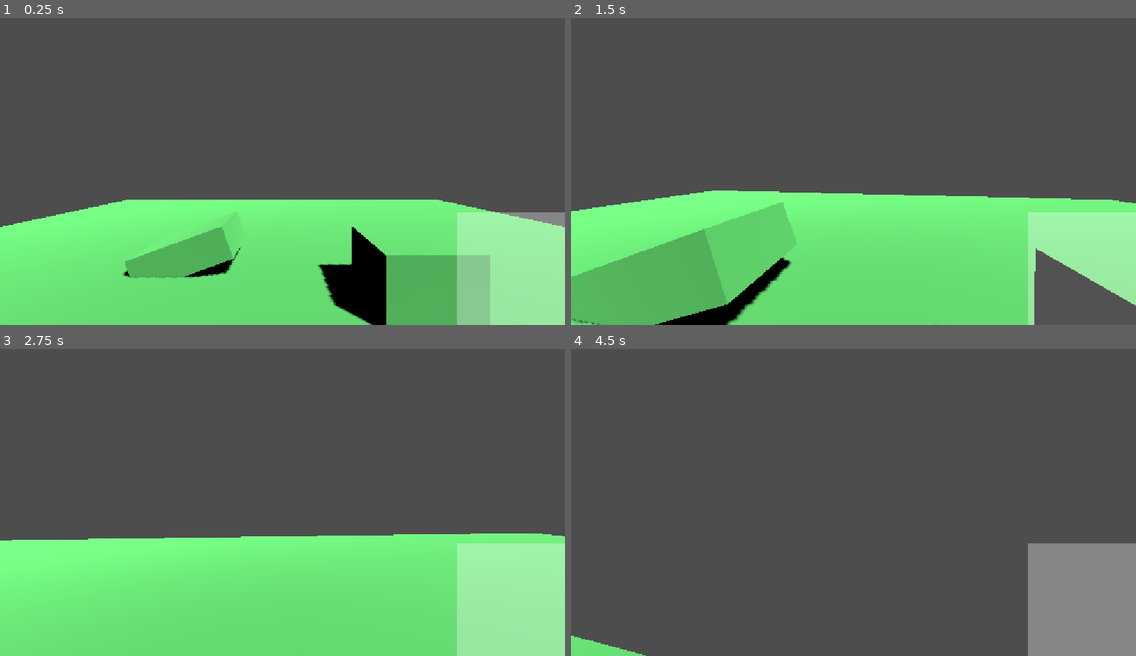
Above: before the commit, frames 1-4 (two rows, left to right).
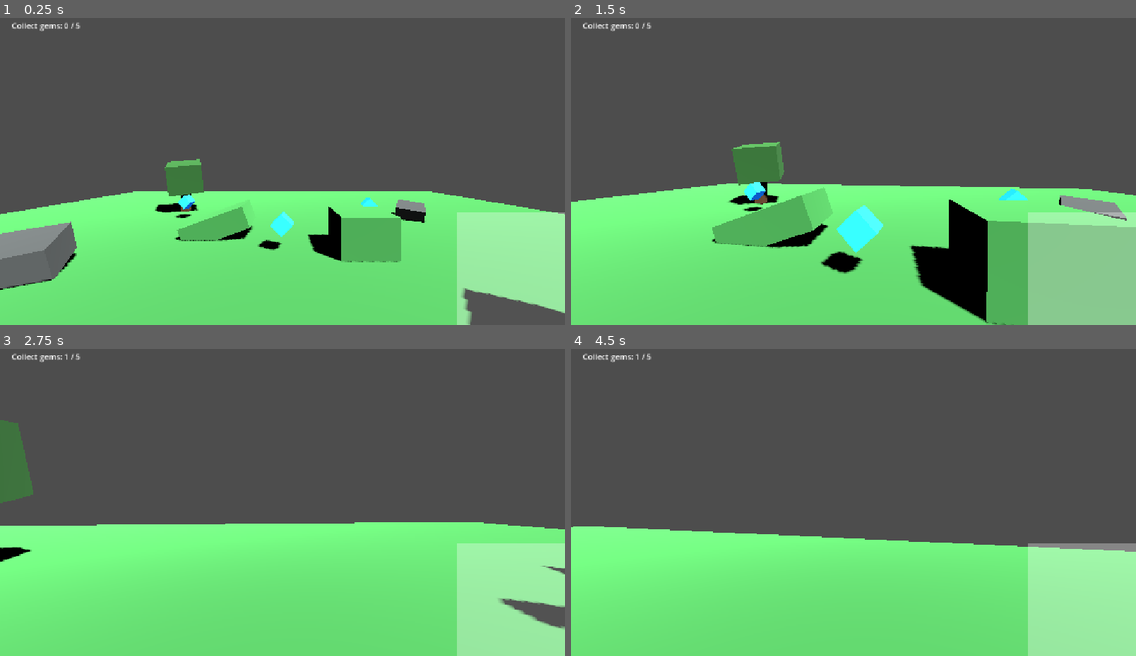
Above: after the commit, the same moments.

Repository: tan15hacks/lowpoly-android
Game: Godot game, scene res://scenes/main.tscn
Two runs of this game, one before a commit and one after it. Both use one fixed random seed, a clock stepped at 60 frames per second and the inputs below.
Inputs (mouse positions are in pixels of both pictures, inside the frame that each line leads up to):
- Up to frame 1 (0.25 s): no input
- Up to frame 2 (1.5 s): move the mouse to (881, 165) at 0.52 s; hold W (move_forward) from 0.53 s (still down); tap Space (jump) at 0.77 s; move the mouse to (825, 168) at 1.27 s
- Up to frame 3 (2.75 s): keep holding W (move_forward); tap Space (jump) at 1.52 s; move the mouse to (293, 493) at 2.02 s
- Up to frame 4 (4.5 s): keep holding W (move_forward); move the mouse to (847, 502) at 2.77 s; tap Space (jump) at 3.02, 3.77 s; move the mouse to (893, 502) at 3.52 s; move the mouse to (808, 493) at 4.27 s

The runs differ from the first frame. In frame 1, 18% of the frame differs, in the area x 0-100%, y 1-100%; in frame 2, 27%; in frame 3, 6.1%; in frame 4, 38%.
Error before the commit: Invalid assignment of property or key 'text' with value of type 'String' on a base object of type 'null instance'. (res://scripts/main.gd:29)

Commit message:
Add gems and low-poly prototype objective

Diff:
--- a/lowpoly-android/scenes/main.tscn
+++ b/lowpoly-android/scenes/main.tscn
@@ -1,24 +1,39 @@
-[gd_scene load_steps=8 format=3 uid="uid://mainprototype001"]
+[gd_scene load_steps=13 format=3 uid="uid://mainprototype001"]
 
 [ext_resource type="PackedScene" path="res://scenes/player.tscn" id="1_player"]
 [ext_resource type="PackedScene" path="res://scenes/mobile_controls.tscn" id="2_mobile_controls"]
 [ext_resource type="Script" path="res://scripts/main.gd" id="3_main_script"]
+[ext_resource type="PackedScene" path="res://scenes/gem.tscn" id="4_gem"]
 
 [sub_resource type="PlaneMesh" id="PlaneMesh_floor"]
-size = Vector2(30, 30)
+size = Vector2(38, 38)
 
 [sub_resource type="BoxShape3D" id="BoxShape3D_floor"]
-size = Vector3(30, 1, 30)
+size = Vector3(38, 1, 38)
 
 [sub_resource type="StandardMaterial3D" id="StandardMaterial3D_floor"]
 albedo_color = Color(0.25, 0.62, 0.29, 1)
 roughness = 1.0
 
+[sub_resource type="StandardMaterial3D" id="StandardMaterial3D_rock"]
+albedo_color = Color(0.32, 0.34, 0.34, 1)
+roughness = 1.0
+
+[sub_resource type="StandardMaterial3D" id="StandardMaterial3D_tree"]
+albedo_color = Color(0.18, 0.42, 0.18, 1)
+roughness = 1.0
+
+[sub_resource type="StandardMaterial3D" id="StandardMaterial3D_trunk"]
+albedo_color = Color(0.35, 0.21, 0.11, 1)
+roughness = 1.0
+
+[sub_resource type="BoxMesh" id="BoxMesh_hud"]
+
 [node name="Main" type="Node3D"]
 script = ExtResource("3_main_script")
 
 [node name="Player" parent="." instance=ExtResource("1_player")]
-position = Vector3(0, 2, 5)
+position = Vector3(0, 2, 8)
 
 [node name="Sun" type="DirectionalLight3D" parent="."]
 rotation = Vector3(-0.872665, 0.785398, 0)
@@ -48,4 +63,62 @@
 size = Vector3(3, 1, 2)
 material = SubResource("StandardMaterial3D_floor")
 
+[node name="Rock1" type="CSGBox3D" parent="."]
+position = Vector3(-8, 0.5, 2)
+rotation = Vector3(0.2, 0.5, 0.1)
+size = Vector3(2.4, 1.0, 1.8)
+material = SubResource("StandardMaterial3D_rock")
+
+[node name="Rock2" type="CSGBox3D" parent="."]
+position = Vector3(8, 0.4, -5)
+rotation = Vector3(0.1, 1.0, 0.15)
+size = Vector3(1.8, 0.8, 1.5)
+material = SubResource("StandardMaterial3D_rock")
+
+[node name="Tree1Trunk" type="CSGBox3D" parent="."]
+position = Vector3(-7, 1.0, -7)
+size = Vector3(0.5, 2, 0.5)
+material = SubResource("StandardMaterial3D_trunk")
+
+[node name="Tree1Leaves" type="CSGBox3D" parent="."]
+position = Vector3(-7, 2.5, -7)
+rotation = Vector3(0.2, 0.4, 0.1)
+size = Vector3(2.2, 2, 2.2)
+material = SubResource("StandardMaterial3D_tree")
+
+[node name="Tree2Trunk" type="CSGBox3D" parent="."]
+position = Vector3(7, 1.0, 6)
+size = Vector3(0.5, 2, 0.5)
+material = SubResource("StandardMaterial3D_trunk")
+
+[node name="Tree2Leaves" type="CSGBox3D" parent="."]
+position = Vector3(7, 2.5, 6)
+rotation = Vector3(0.1, 0.8, 0.2)
+size = Vector3(2.2, 2, 2.2)
+material = SubResource("StandardMaterial3D_tree")
+
+[node name="Gem1" parent="." groups=["gems"] instance=ExtResource("4_gem")]
+position = Vector3(0, 1, 0)
+
+[node name="Gem2" parent="." groups=["gems"] instance=ExtResource("4_gem")]
+position = Vector3(5, 1, -4)
+
+[node name="Gem3" parent="." groups=["gems"] instance=ExtResource("4_gem")]
+position = Vector3(-6, 1, -5)
+
+[node name="Gem4" parent="." groups=["gems"] instance=ExtResource("4_gem")]
+position = Vector3(8, 1, 7)
+
+[node name="Gem5" parent="." groups=["gems"] instance=ExtResource("4_gem")]
+position = Vector3(-9, 1, 6)
+
+[node name="HUD" type="CanvasLayer" parent="."]
+
+[node name="ObjectiveLabel" type="Label" parent="HUD"]
+offset_left = 24.0
+offset_top = 24.0
+offset_right = 520.0
+offset_bottom = 80.0
+text = "Collect gems: 0 / 5"
+
 [node name="MobileControls" parent="." instance=ExtResource("2_mobile_controls")]
